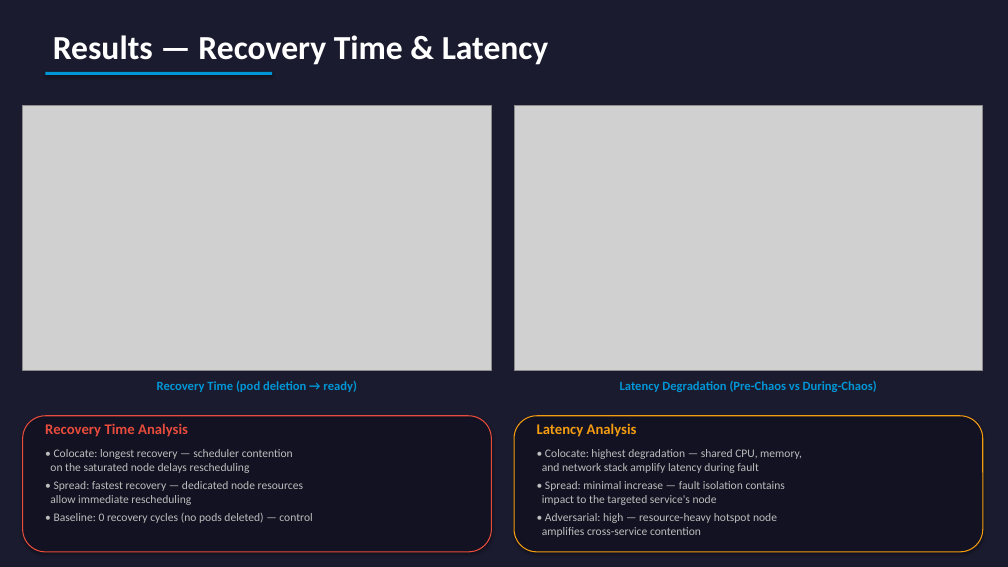
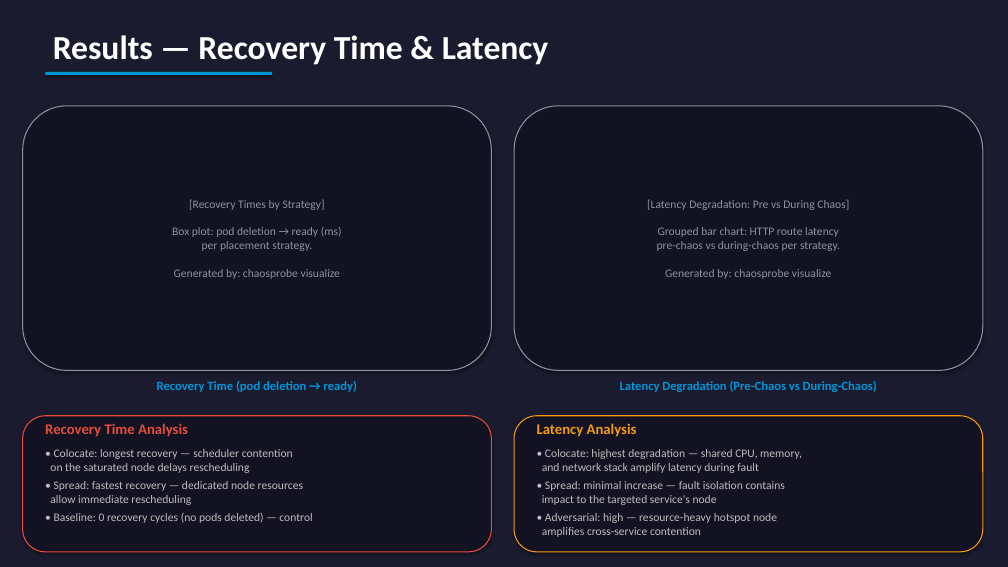
Before and after one commit to yhu02/uva-msc-thesis, a slide deck: slide 10 of ChaosProbe_Presentation.pptx. Drawn at 1008x567 pixels with LibreOffice and Linux fonts; fonts in the diff are those of the drawing; grey boxes stand for pictures. Boxes give left, top, right and bottom in pixels: in the first picture for what was removed or moved away, otherwise in the second. Text is boxed around its words. In the diff, an @@ line names an element or a change of style, - is before the commit and + after.

```diff
--- a/ChaosProbe_Presentation.pptx
+++ b/ChaosProbe_Presentation.pptx
@@ picture removed at bbox=[23, 106, 492, 371] @@
@@ rounded rectangle added at bbox=[23, 106, 492, 371], fill #121222, outline #9090A0 1 pt, 11 pt, text #9090A0 @@
+[Recovery Times by Strategy]
+Box plot: pod deletion → ready (ms)
+per placement strategy.
+Generated by: chaosprobe visualize
@@ picture removed at bbox=[514, 106, 983, 371] @@
@@ rounded rectangle added at bbox=[514, 106, 983, 371], fill #121222, outline #9090A0 1 pt, 11 pt, text #9090A0 @@
+[Latency Degradation: Pre vs During Chaos]
+Grouped bar chart: HTTP route latency
+pre-chaos vs during-chaos per strategy.
+Generated by: chaosprobe visualize
```
Also in this commit, not shown: 6 other slides changed, 1 slide added, 1 slide removed, 2 other files.
